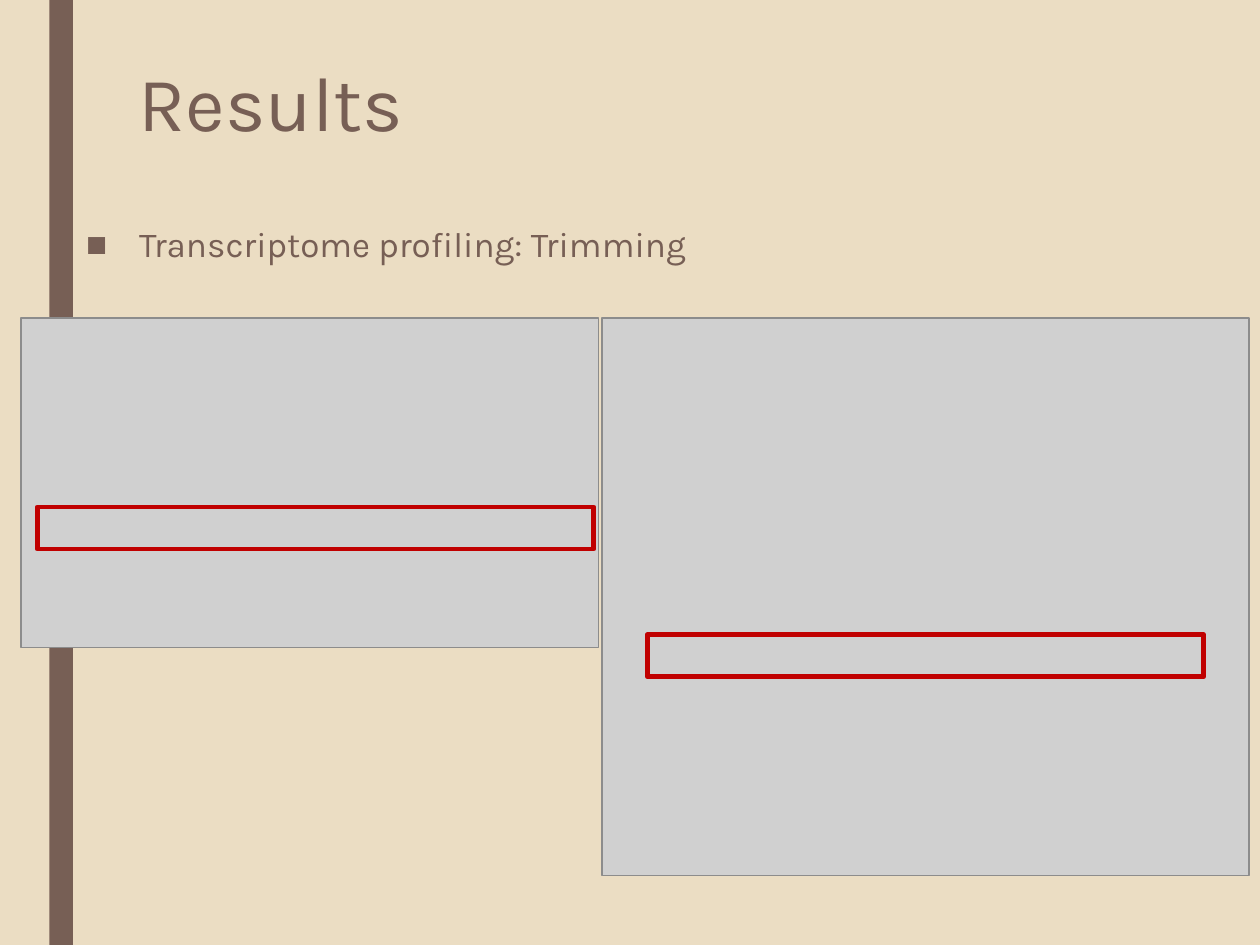
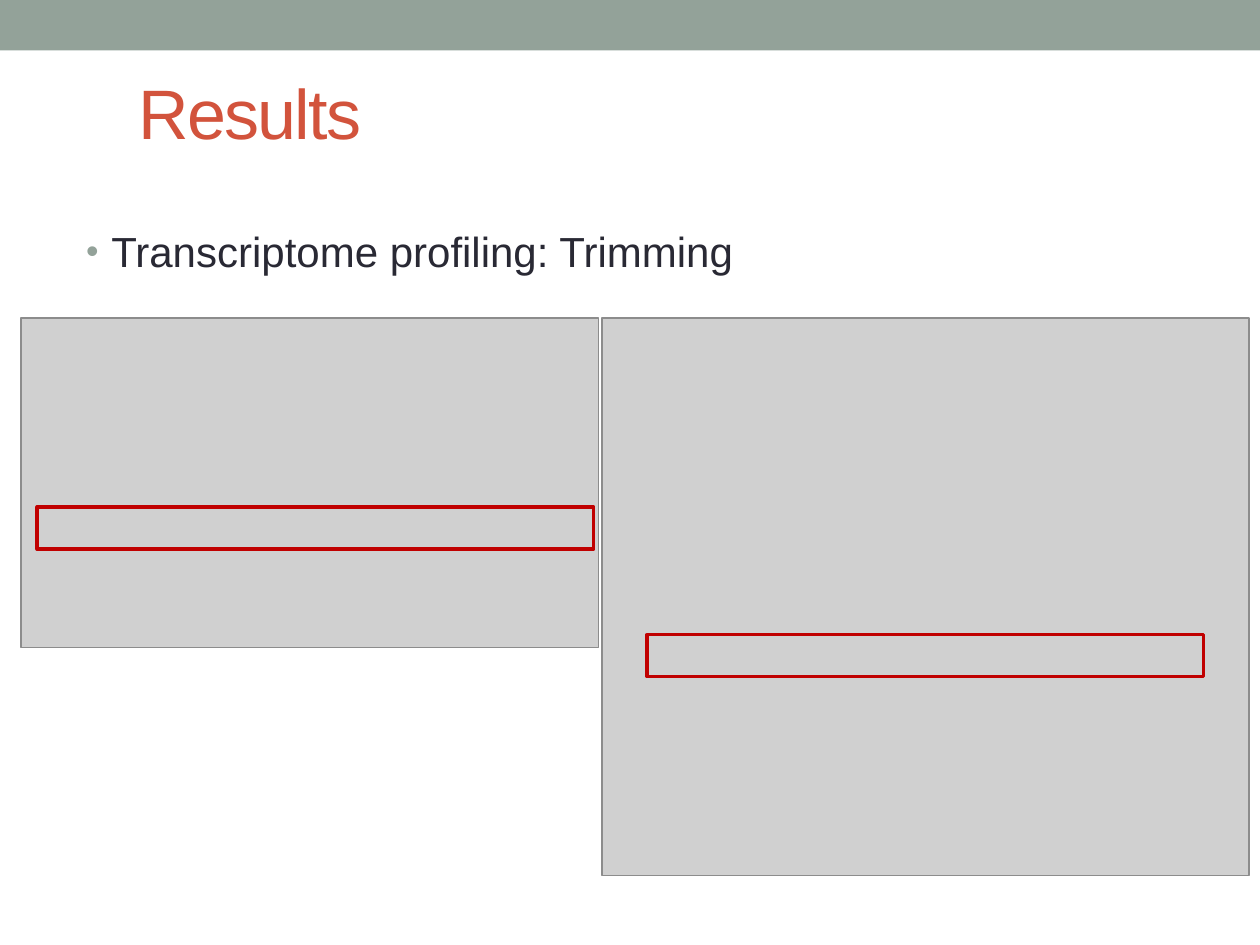
Before and after one commit to katholan/BCB546X-Spring2017_Valerin_final_project, a slide deck: slide 13 of asparagus.pptx. Drawn at 1260x945 pixels with LibreOffice and Linux fonts; fonts in the diff are those of the drawing; grey boxes stand for pictures. Boxes give left, top, right and bottom in pixels: in the first picture for what was removed or moved away, otherwise in the second. Text is boxed around its words. In the diff, an @@ line names an element or a change of style, - is before the commit and + after.

```diff
--- a/asparagus.pptx
+++ b/asparagus.pptx
@@ background #EBDDC3 to #FFFFFF @@
@@ rectangle added at [0, 0, 1260, 50], fill #93A299 @@
@@ rectangle removed at [49, 0, 73, 945] @@
@@ title "Results" at [139, 88, 362, 140]: size 44 to 40 pt, font Karla to Arial, text colour #775F55 to #D2533C, letter spacing 0 to -1 pt; line spacing 0.89 to 1; vertical alignment top to middle @@
@@ text "Transcriptome profiling: Trimming" at [111, 236, 732, 276]: size 20 to 24 pt, font Karla to Arial, text colour #775F55 to #292934; bullet ■ to •; line spacing 0.94 to 1; less space between paragraphs @@
```
Also in this commit, not shown: 20 other slides changed, 1 slide added, 1 slide removed, 1 other file.
